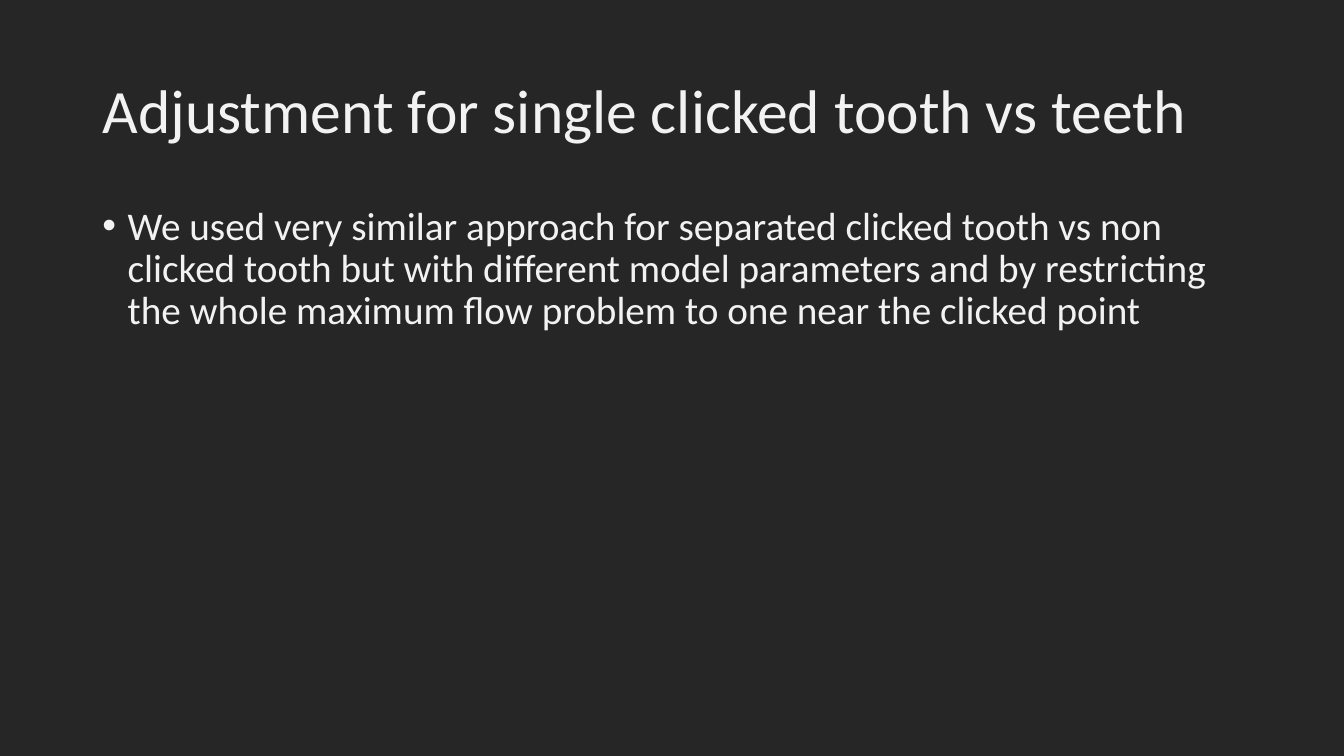
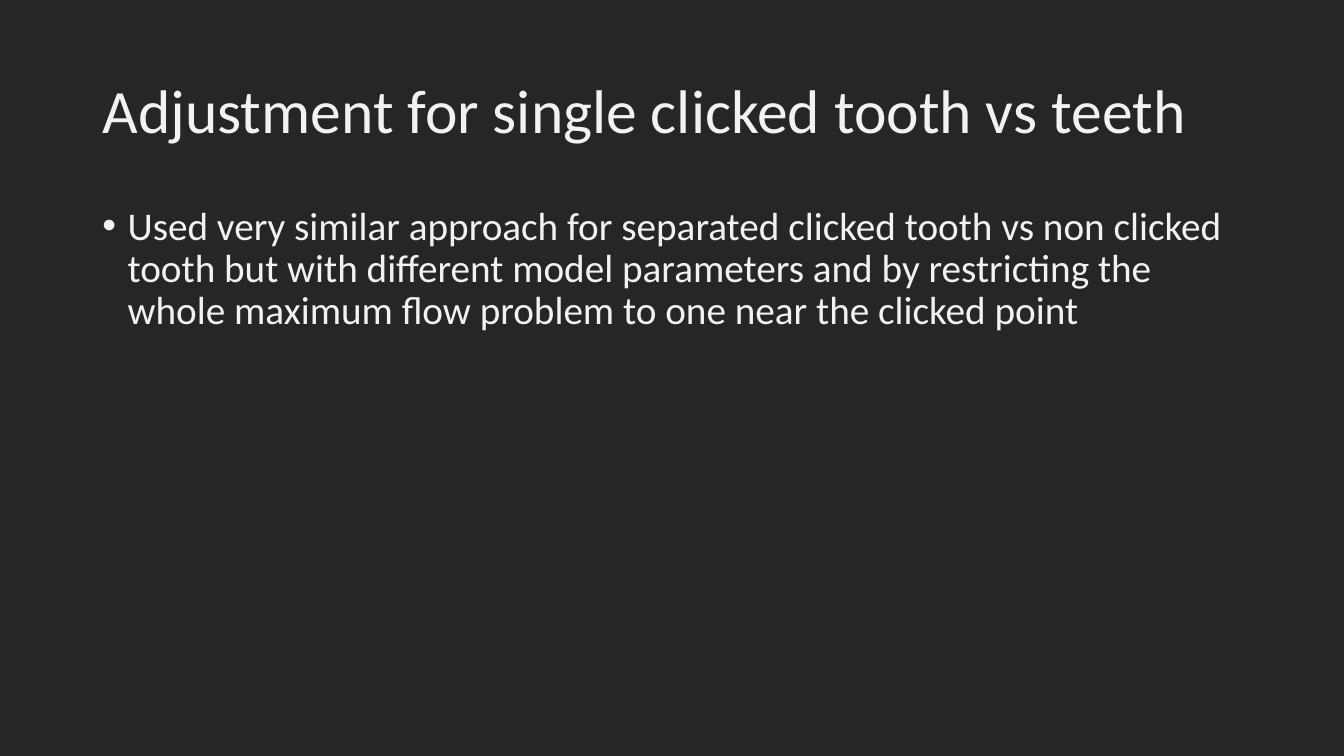
Before and after one commit to qwerty6601/Machine_Learning_Project_Overview, a slide deck: slide 15 of Machine_Learning_Internship_Promadent.pptx. Drawn at 1344x756 pixels with LibreOffice and Linux fonts; fonts in the diff are those of the drawing. Boxes give left, top, right and bottom in pixels: in the first picture for what was removed or moved away, otherwise in the second. Text is boxed around its words. In the diff, an @@ line names an element or a change of style, - is before the commit and + after.

```diff
--- a/Machine_Learning_Internship_Promadent.pptx
+++ b/Machine_Learning_Internship_Promadent.pptx
@@ text at (128, 212, 1222, 331): text changed @@
-• We used very similar approach for separated clicked tooth vs non clicked tooth but with different model parameters and by restricting the whole maximum flow problem to one near the clicked point
+• Used very similar approach for separated clicked tooth vs non clicked tooth but with different model parameters and by restricting the whole maximum flow problem to one near the clicked point
```
Also in this commit, not shown: 3 other slides changed, 2 other files.
